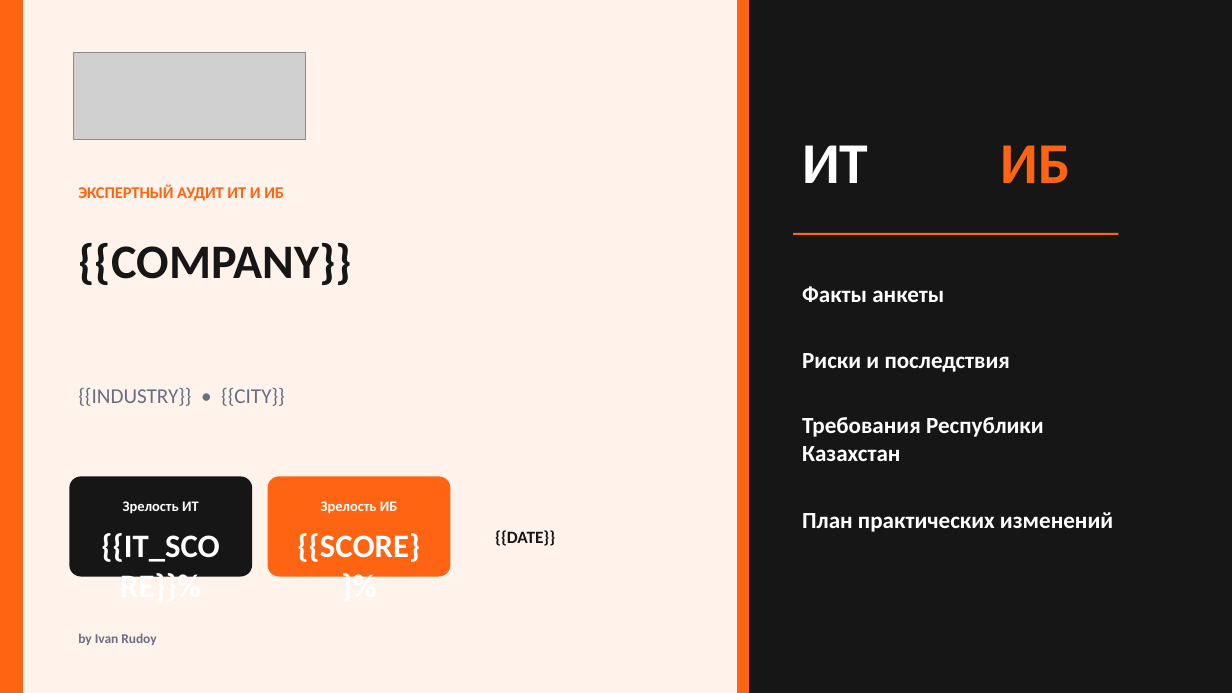
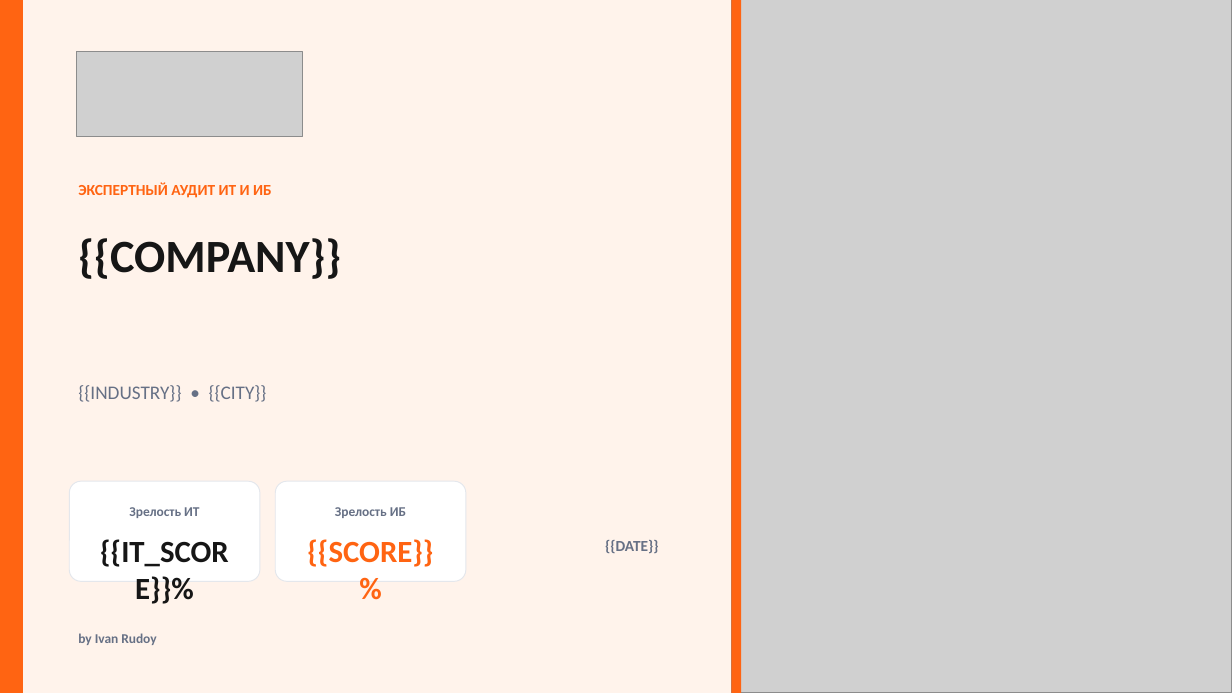
Before and after one commit to irudoy1982/Test, a slide deck: slide 1 of static/audit_presentation_khalil.pptx. Drawn at 1232x693 pixels with LibreOffice and Linux fonts; fonts in the diff are those of the drawing; grey boxes stand for pictures. Boxes give left, top, right and bottom in pixels: in the first picture for what was removed or moved away, otherwise in the second. Text is boxed around its words. In the diff, an @@ line names an element or a change of style, - is before the commit and + after.

```diff
--- a/static/audit_presentation_khalil.pptx
+++ b/static/audit_presentation_khalil.pptx
@@ rectangle: place and size @@
-rectangle at (23,0,738,693)
+rectangle at (23,0,732,693)
@@ rectangle: place and size @@
-rectangle at (738,0,749,693)
+rectangle at (732,0,741,693)
@@ picture added at (732,0,1232,693) @@
@@ rectangle removed at (738,0,1232,693) @@
@@ text removed at (802,145,868,183) @@
-ИТ
@@ text removed at (1000,145,1070,183) @@
-ИБ
@@ text "ЭКСПЕРТНЫЙ АУДИТ ИТ И ИБ" at (78,182,272,198): size 12.8 to 12 pt @@
@@ text "{{COMPANY}}" at (78,238,341,279): size 37.5 to 36 pt @@
@@ rectangle removed at (793,233,1118,235) @@
@@ text removed at (802,286,944,302) @@
-Факты анкеты
@@ text removed at (802,353,1010,372) @@
-Риски и последствия
@@ text "{{INDUSTRY}} • {{CITY}}" at (78,385,267,402): size 16.5 to 15 pt @@
@@ text removed at (802,417,1044,461) @@
-Требования Республики Казахстан
@@ rounded rectangle: place and size @@
-rounded rectangle at (69,477,252,577)
+rounded rectangle at (69,482,260,581)
@@ rounded rectangle at (69,482,260,581): fill #161616 to #FFFFFF; outline none to #E4E7EC 0.75 pt @@
@@ text "Зрелость ИТ" at (129,507,199,518): size 11.2 to 10.5 pt, text colour #FFFFFF to #667085 @@
@@ rounded rectangle: place and size @@
-rounded rectangle at (268,477,451,577)
+rounded rectangle at (275,482,466,581)
@@ rounded rectangle at (275,482,466,581): fill #FF6412 to #FFFFFF; outline none to #E4E7EC 0.75 pt @@
@@ text "Зрелость ИБ" at (335,507,406,518): size 11.2 to 10.5 pt, text colour #FFFFFF to #667085 @@
@@ text "Зрелость ИБ": place and size @@
-text "Зрелость ИБ" at (321,501,398,514)
+text "Зрелость ИБ" at (335,507,406,518)
@@ text "{{IT_SCORE}}%" at (100,539,433,567): size 25.5 to 24 pt, text colour #FFFFFF to #161616 @@
@@ text "{{SCORE}}%": place and size @@
-text "{{SCORE}}%" at (283,521,435,564)
+text "{{SCORE}}%" at (291,528,451,568)
@@ text "{{SCORE}}%" at (291,528,451,568): size 25.5 to 24 pt, text colour #FFFFFF to #FF6412 @@
@@ text "{{DATE}}": place and size @@
-text "{{DATE}}" at (495,530,555,546)
+text "{{DATE}}" at (605,540,659,553)
@@ text "{{DATE}}" at (605,540,659,553): size 13.5 to 12 pt, text colour #161616 to #667085; alignment left to right @@
@@ text removed at (802,512,1113,532) @@
-План практических изменений
```
Also in this commit, not shown: 1 other slide changed, 2 slides added, 2 slides removed, 7 other files.
